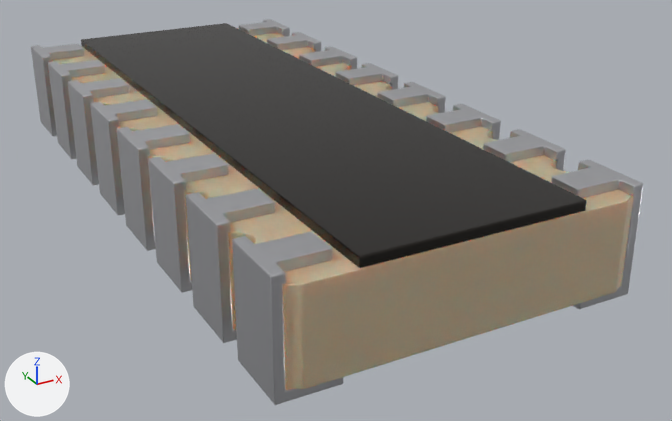
A saved change to the Blender file blender-models/r-array-8x0602-panasonic-exb2hv/R_Array_8x0602_Panasonic_EXB2HV.blend.
Both versions are drawn from a 50 mm lens placed at (-2.1, -4.59, 2.08), pointed at (0.25, -0.31, -0.06). The lights are fixed; the arrows at lower left show +X, +Y and +Z. The first picture is the older version.

The first picture shows 'SHAPE_9_IndexedFaceSet'.
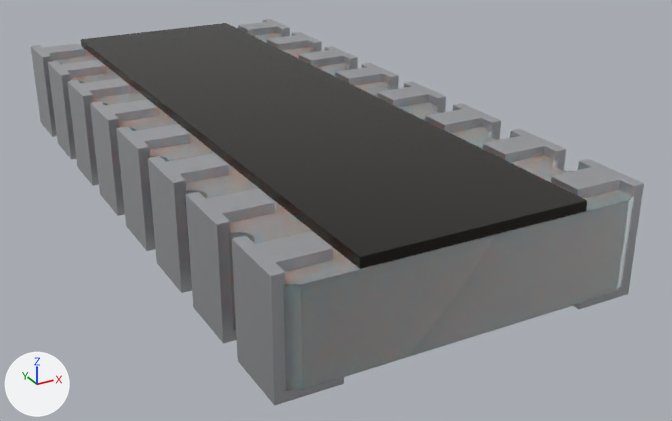
Patch to the scene script:
```diff
--- a/blender-models/r-array-8x0602-panasonic-exb2hv/R_Array_8x0602_Panasonic_EXB2HV.blend.py
+++ b/blender-models/r-array-8x0602-panasonic-exb2hv/R_Array_8x0602_Panasonic_EXB2HV.blend.py
@@ mat_plastic_case_white @@
+mat_plastic_case_white = bpy.data.materials.new('plastic_case_white')
+# nodes: BsdfPrincipled, Bump, Mapping, Mix, OutputMaterial, TexCoord, TexNoise, ValToRGB
+# colours: grey #8b8b8b, light grey #d0d0d0, grey #898989
@@ me_shape_9_indexedfaceset @@
 # used by ob_shape_9_indexedfaceset; location = (0.0, 0.0, 0.0); scale = (2.54, 2.54, 2.54)
-me_shape_9_indexedfaceset.from_pydata(...)  # 796 vertices, 1512 faces; spans x -0.35..0.35, y -0.77..0.77, z 0.0..0.22
-me_shape_9_indexedfaceset.materials.append(mat_plastic_case_beige)
+me_shape_9_indexedfaceset.from_pydata(...)  # 732 vertices, 530 faces; spans x -0.35..0.35, y -0.77..0.77, z 0.0..0.22
+# me_shape_9_indexedfaceset part 1: 35 vertices moved within x -0.33..0.33, y -0.76..0.62, z 0.2; 64 vertices removed from x -0.33..0.33, y -0.76..0.76, z 0.02..0.2
 me_shape_9_indexedfaceset.materials.append(mat_res_ceramic)
 me_shape_9_indexedfaceset.materials.append(mat_metal_pins)
+me_shape_9_indexedfaceset.materials.append(mat_plastic_case_white)
@@ ob_shape_9_indexedfaceset @@
 _m = ob_shape_9_indexedfaceset.modifiers.new('Bevel', 'BEVEL')
-_m.width = 0.005
-_m.width_pct = 0.005
-_m.segments = 5
+_m.width = 0.001
+_m.width_pct = 0.001
+_m.segments = 3
```

Where the change shows, as pixel boxes (x1, y1, x2, y2) in the pictures (672 x 421 px):
'SHAPE_9_IndexedFaceSet', reshaped, modifiers changed
    before: (31, 19, 643, 405)
    after: (31, 19, 644, 405)
part 1 of me_shape_9_indexedfaceset, built on
    before: (42, 21, 636, 405)
    after: (52, 28, 635, 331)
